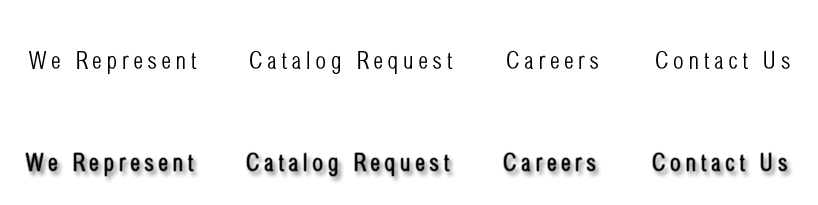
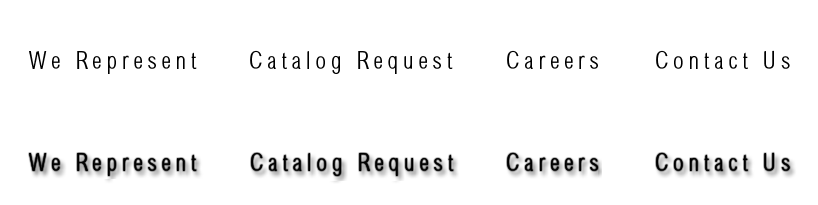
Layer changes from the first 818 × 205 image to the second:
painted on "Contact Us" (1st of 2) over (25, 151, 796, 181)
